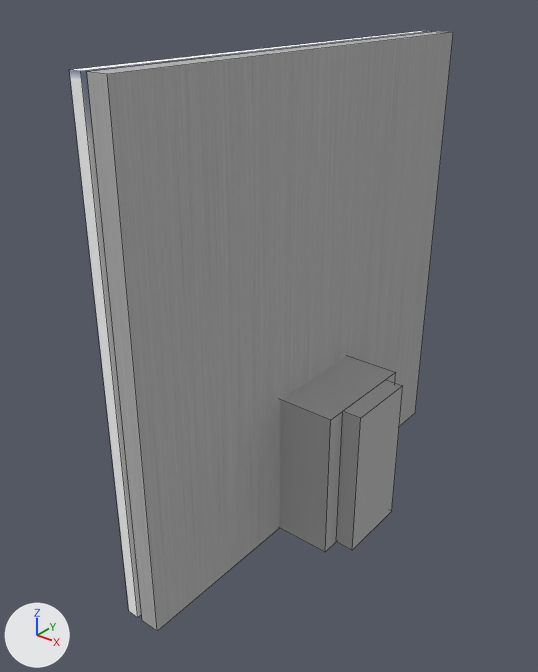
The OBJ model fabric/src/main/resources/assets/mtrsteamloco/eyecandies/scotrail_platform_1.obj as it was, and as the next commit left it.
Rendered twice from a camera (50 mm lens) standing at (0.287, -0.439, 0.294) and looking at (-0.034, -0.038, 0.046). Arrows for +X, +Y and +Z are at lower left; the lights stay in place. Mesh edges are drawn as thin lines. Where no turn or scale is listed for an object, it has been applied to the vertices.
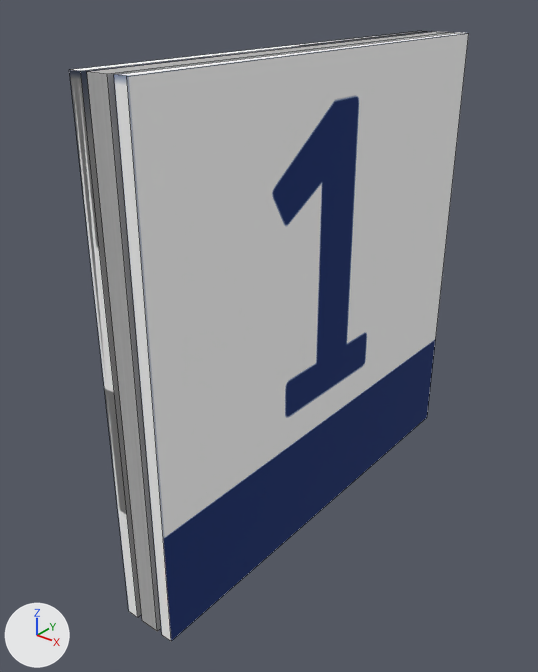
Commit message: platform signs should probably just be double sided make things easier.

Where the change shows, as pixel boxes (x1, y1, x2, y2) in the pictures (538 x 672 px):
'cube.003', recoloured, mesh rescaled: before (87, 31, 453, 631); after (69, 31, 431, 618)
'cube.004', added: after (114, 32, 469, 641)
'cube.001', mesh rescaled: before (279, 356, 396, 552); after (87, 31, 453, 631)
'cube.002', recoloured, mesh rescaled (not visible afterwards): before (336, 380, 403, 550)
'cube', unchanged, covered by the edit: before (69, 31, 431, 618)

The change in detail:
me_cube_001 has 8 vertices, 6 faces and spans x -0.0312..0.0312, y -0.0469..0.0469, z -0.125..0.0.
me_cube_001 is used by ob_cube_001; location (0.0, 0.0, 0.0).
me_cube_001 part 1: the whole mesh is scaled about its middle by (0.25, 4, 3), then moved by (-0.0234, 0.0, 0.125).
me_cube_002 has 8 vertices, 6 faces and spans x 0.0312..0.0469, y -0.0313..0.0312, z -0.125..0.0.
me_cube_002 is used by ob_cube_002; location (0.0, 0.0, 0.0).
me_cube_002 no longer uses material mat_m_122e5874_b842_9271_7ca3_28ee8e8f9447 (picture img_steel_png).
me_cube_002 part 2: the whole mesh is scaled about its middle by (0.6, 6, 3), then moved by (-0.0797, 0.0, 0.125).
me_cube_002 now uses material mat_m_7bd87a2c_cf90_9428_99f3_7b604640d939 (picture img_scotrail_platform_1_png).
me_cube_003 has 8 vertices, 6 faces and spans x -0.031..-0.016, y -0.188..0.188, z -0.125..0.25.
me_cube_003 is used by ob_cube_003; location (0.0, 0.0, 0.0).
me_cube_003 no longer uses material mat_m_122e5874_b842_9271_7ca3_28ee8e8f9447 (picture img_steel_png).
me_cube_003 part 3: the whole mesh is scaled about its middle by (0.6, 1, 1), then moved by (-0.017, 0.0, 0.0).
me_cube_003 now uses material mat_m_7bd87a2c_cf90_9428_99f3_7b604640d939 (picture img_scotrail_platform_1_png).
Mesh me_cube_004 is new.
It has 8 vertices, 6 faces and spans x -0.011..-0.002, y -0.188..0.188, z -0.125..0.25.
It uses material mat_m_7bd87a2c_cf90_9428_99f3_7b604640d939 (picture img_scotrail_platform_1_png).
Object 'cube.004' (ob_cube_004) is new; it shows me_cube_004.
Its location is (0.0, 0.0, 0.0).
